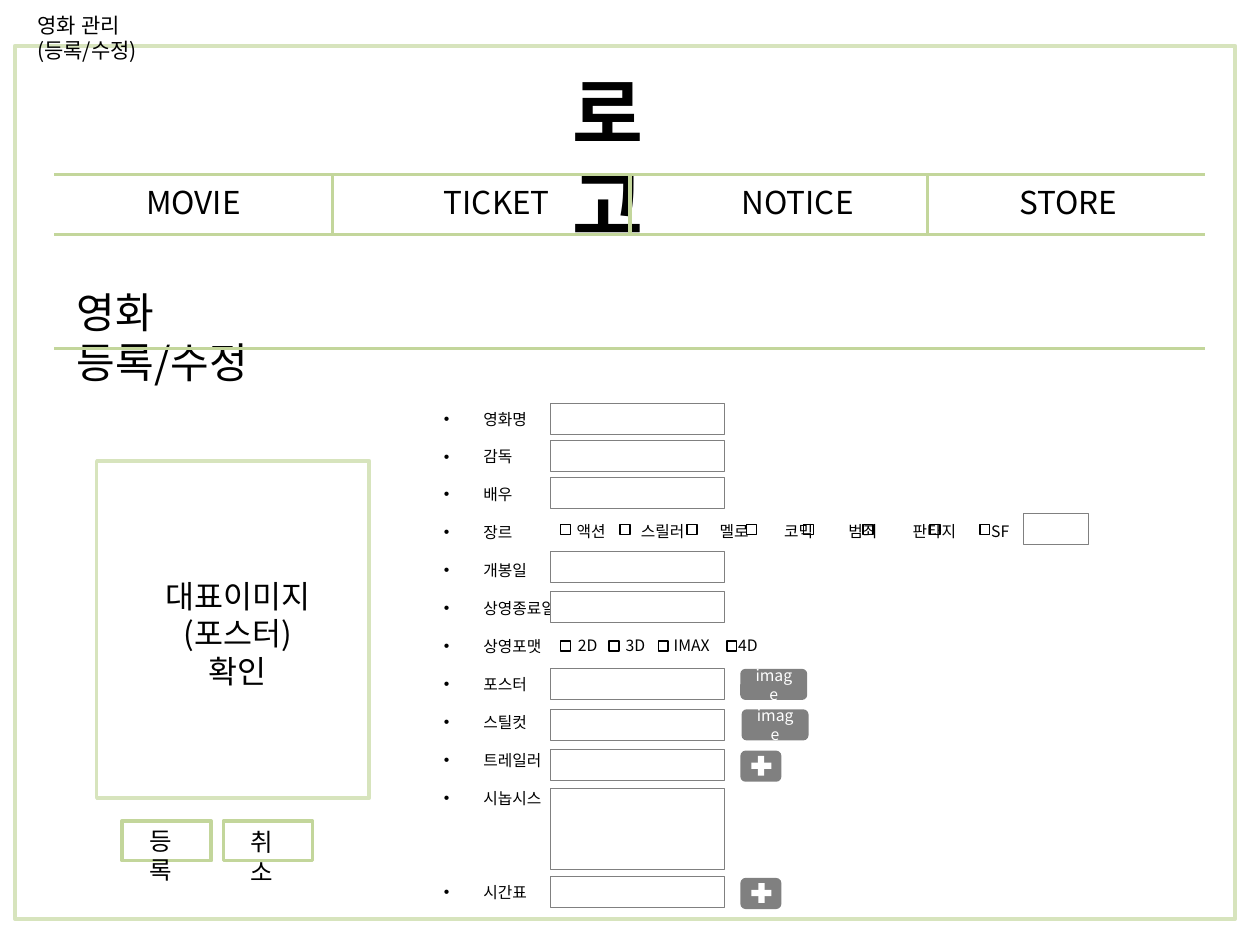
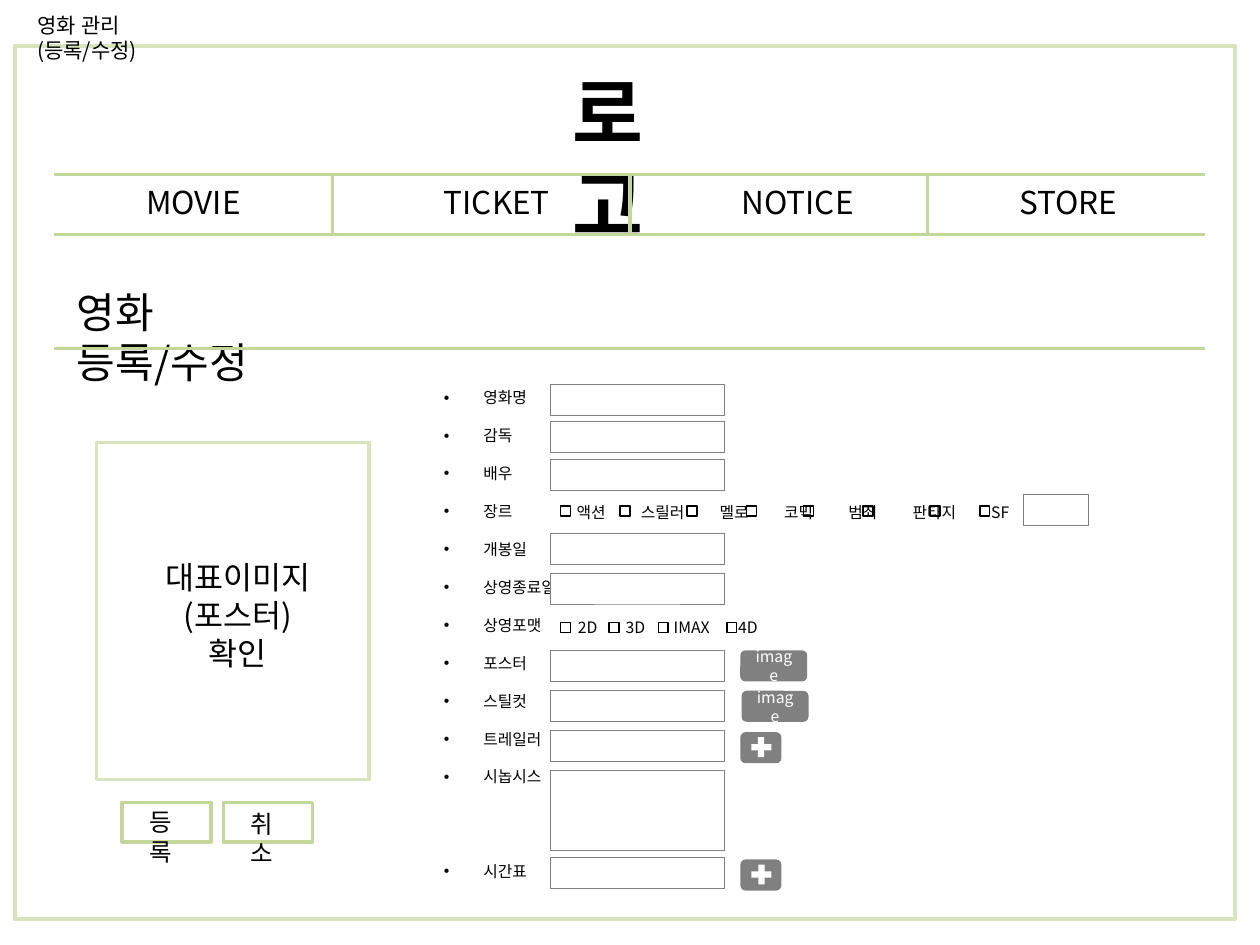
Before and after one commit to mingu-seo/java1, a slide deck: slide 4 of plan/영화-관리자.pptx. Drawn at 1260x945 pixels with LibreOffice and Linux fonts; fonts in the diff are those of the drawing. Boxes give left, top, right and bottom in pixels: in the first picture for what was removed or moved away, otherwise in the second. Text is boxed around its words. In the diff, an @@ line names an element or a change of style, - is before the commit and + after.

```diff
--- a/plan/영화-관리자.pptx
+++ b/plan/영화-관리자.pptx
@@ 9 rectangles: place and size @@
-9 rectangles at box(551, 524, 990, 780)
+9 rectangles at box(551, 507, 990, 762)
@@ 21 rectangles, 6 texts, 4 rounded rectangles: place and size @@
-21 rectangles, 6 texts, 4 rounded rectangles at box(97, 403, 1089, 910)
+21 rectangles, 6 texts, 4 rounded rectangles at box(97, 384, 1089, 891)
```
Also in this commit, not shown: 2 other slides changed.
